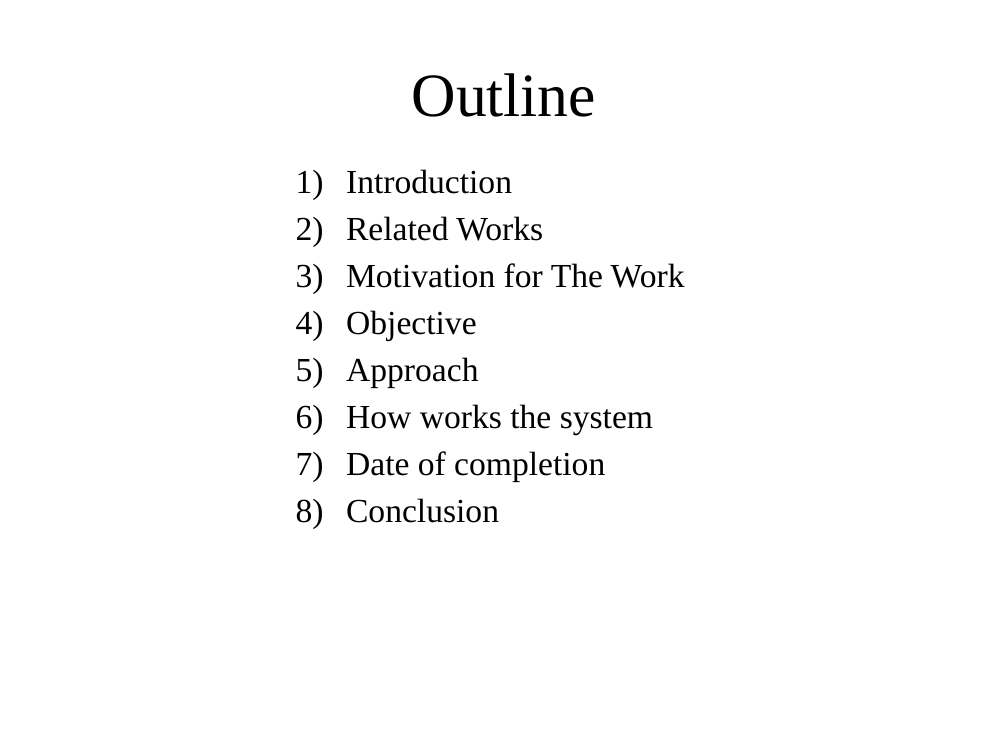
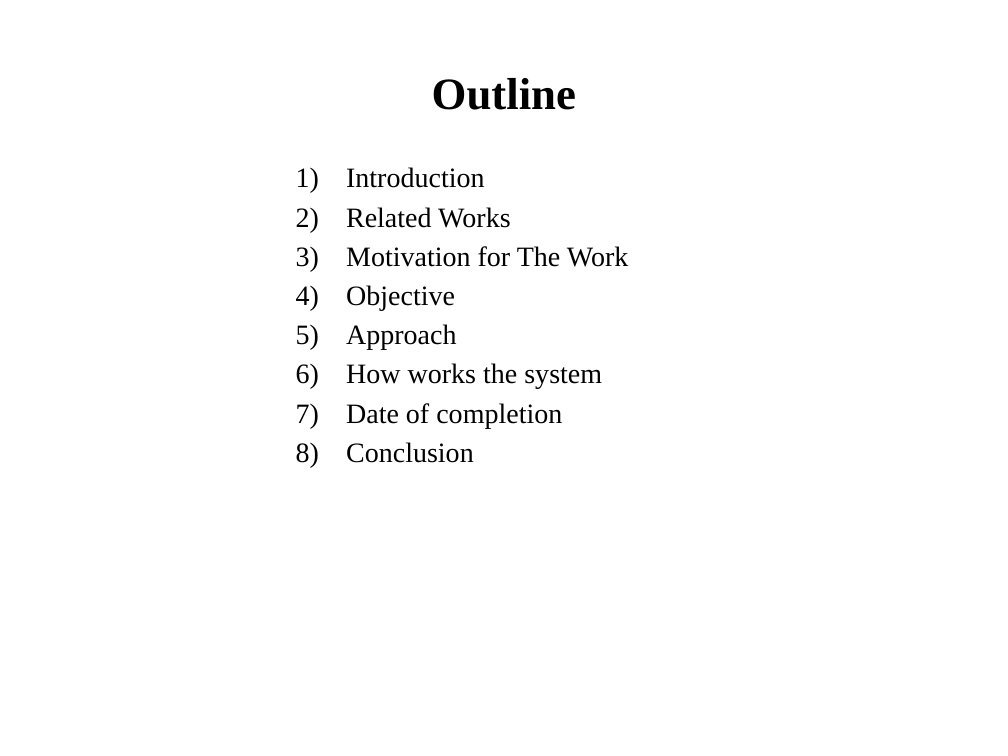
Before and after one commit to RedwanSharafatKabir/Track_Me, a slide deck: slide 2 of Track_Me Documents/EUB-APGT.pptx. Drawn at 1008x756 pixels with LibreOffice and Linux fonts; fonts in the diff are those of the drawing. Boxes give left, top, right and bottom in pixels: in the first picture for what was removed or moved away, otherwise in the second. Text is boxed around its words. In the diff, an @@ line names an element or a change of style, - is before the commit and + after.

```diff
--- a/Track_Me Documents/EUB-APGT.pptx
+++ b/Track_Me Documents/EUB-APGT.pptx
@@ title "Outline" at (432, 78, 576, 110): size 44 to 32 pt, bold on @@
@@ text "Introduction" at (346, 167, 629, 463): size 24 to 20 pt @@
```
Also in this commit, not shown: 7 other slides changed, 3 slides added, 3 slides removed, 5 other files.
